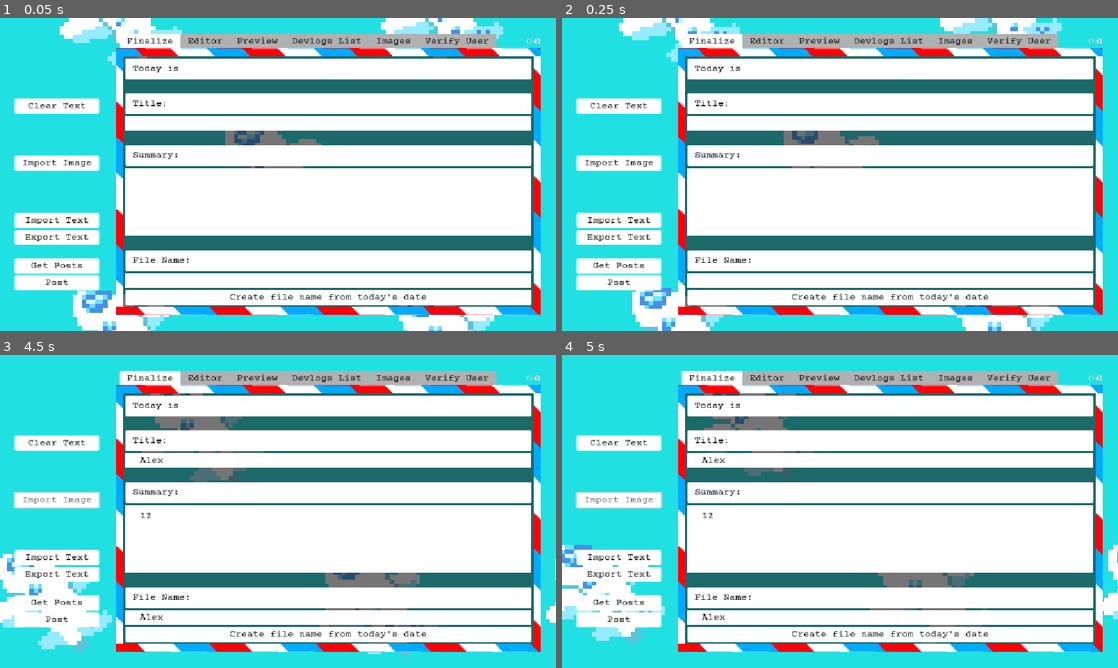
Above: before the commit, frames 1-4 (two rows, left to right).
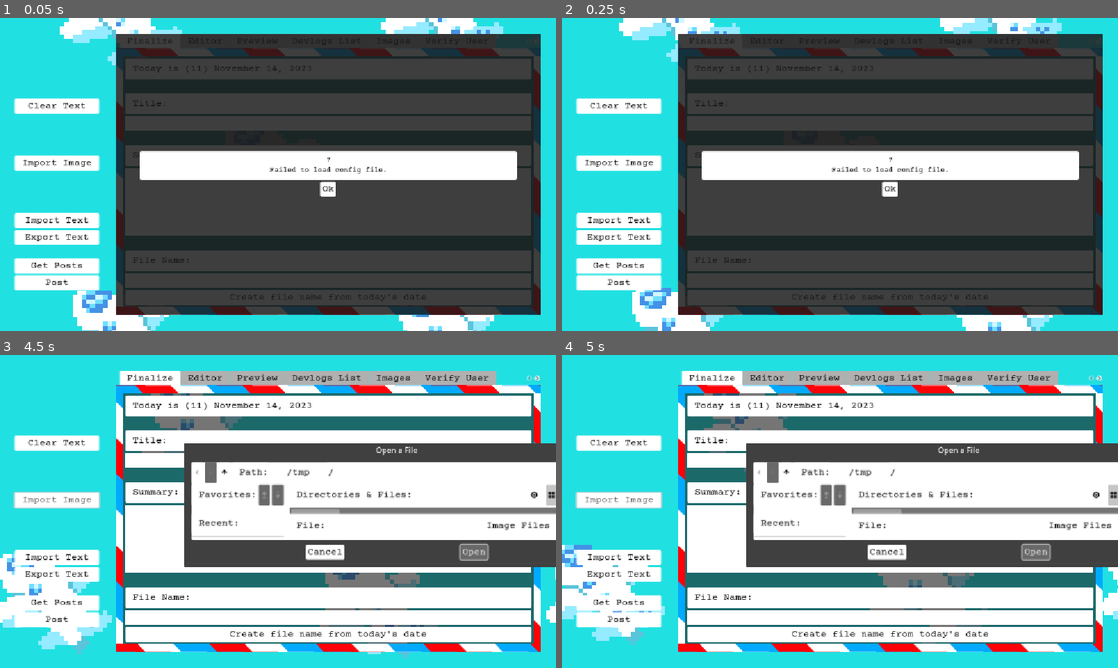
Above: after the commit, the same moments.

Repository: jennyton88/devlogs-maker
Game: Godot game, scene res://scenes/devlogs.tscn
Same seed, same stepped clock (60 frames per second), same inputs: the game is played once before the commit and once after it.
Inputs (mouse positions are in pixels of both pictures, inside the frame that each line leads up to):
- Up to frame 1 (0.05 s): no input
- Up to frame 2 (0.25 s): no input
- Up to frame 3 (4.5 s): click (328, 461) at 0.52 s; type "Alex" at 0.6 s; click (328, 539) at 0.75 s; type "12" at 0.83 s; click (328, 617) at 0.98 s; type "Alex" at 1.07 s; click (328, 527) at 1.25 s, where only the run after the commit has a clickable "Ok"; click (328, 527) at 2 s, where only the run after the commit has a clickable "Ok"; click "Clear Text" at 2.75 s; click "Cancel" at 3.5 s; click "Import Image" at 4.25 s
- Up to frame 4 (5 s): no input

The runs differ from the first frame. In frame 1, 63% of the frame differs, in the area x 20-98%, y 5-95%; in frame 2, 63%; in frame 3, 17%; in frame 4, 17%.
Error before the commit: Parse Error: Function "save_post_files()" not found in base self. (res://scripts/working_file.gd:40)

Commit message:
create methods to save the files, with additional popup for overwriting files

Diff:
--- a/scripts/devlogs.gd
+++ b/scripts/devlogs.gd
@@ -220,6 +220,7 @@
 			file_dialog.fill_in_details.connect(fill_in_details);
 			file_dialog.collected_img.connect(_on_collected_img);
 			file_dialog.create_notif_popup.connect(workspace_container.create_notif_popup);
+			file_dialog.create_action_popup.connect(workspace_container.create_action_popup);
 		"images":
 			images.create_notif_popup.connect(workspace_container.create_notif_popup);
 			images.create_action_popup.connect(workspace_container.create_action_popup);
--- a/scripts/working_file.gd
+++ b/scripts/working_file.gd
@@ -6,6 +6,7 @@
 signal collected_img(img_data, img_name: String, img_path: String);
 
 signal create_notif_popup(msg);
+signal create_action_popup(msg, button_info, action);
 
 var curr_file_mode = "";
 
@@ -40,6 +41,34 @@
 			save_post_files(download_path, folder_name, filename, file_text, file_img_paths);
 	else:
 		ask_to_overwrite_files(download_path, folder_name, filename, file_text, file_img_paths);
+
+
+func ask_to_overwrite_files(
+	download_path: String, folder_name: String, filename: String,
+	file_text: String, file_img_paths: Array[String]
+):
+	create_action_popup.emit(
+		"Are you sure you want to overwrite this post?",
+		{ 'yes': "Overwrite", 'no': "Cancel" },
+		save_post_files.bind(download_path, folder_name, filename, file_text, file_img_paths)
+	);
+
+func save_post_files(
+	download_path: String, folder_name: String, filename: String,
+	file_text: String, file_img_paths: Array[String]
+):
+	var created_file = FileAccess.open(download_path + "/" + folder_name + "/" + filename, FileAccess.WRITE);
+	if (created_file.is_open()):
+		created_file.store_string(file_text);
+	for img_path in file_img_paths:
+		var img = Image.new();
+		img.load("user://assets/" + img_path);
+		match img_path.get_file().get_extension():
+			"jpg":
+				img.save_jpg("%s/%s/%s" % [download_path, folder_name, img_path.get_file()]);
+			"png":
+				img.save_png("%s/%s/%s" % [download_path, folder_name, img_path.get_file()]);
+	create_notif_popup.emit("Saved file(s)!");
 
 
 func import_image():
